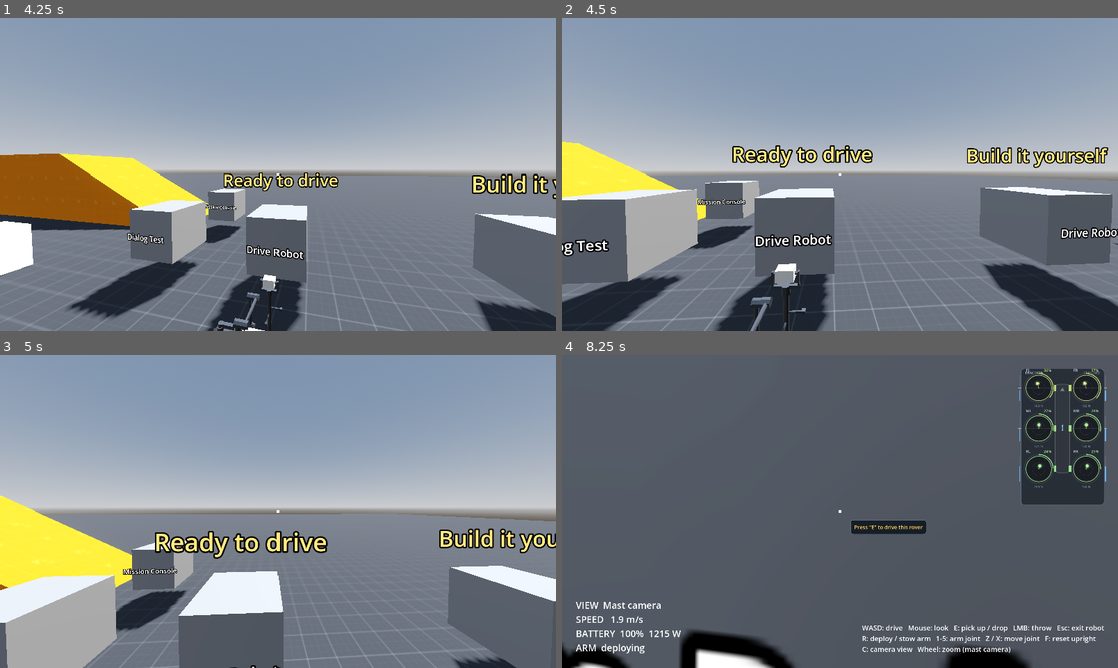
Above: before the commit, frames 1-4 (two rows, left to right).
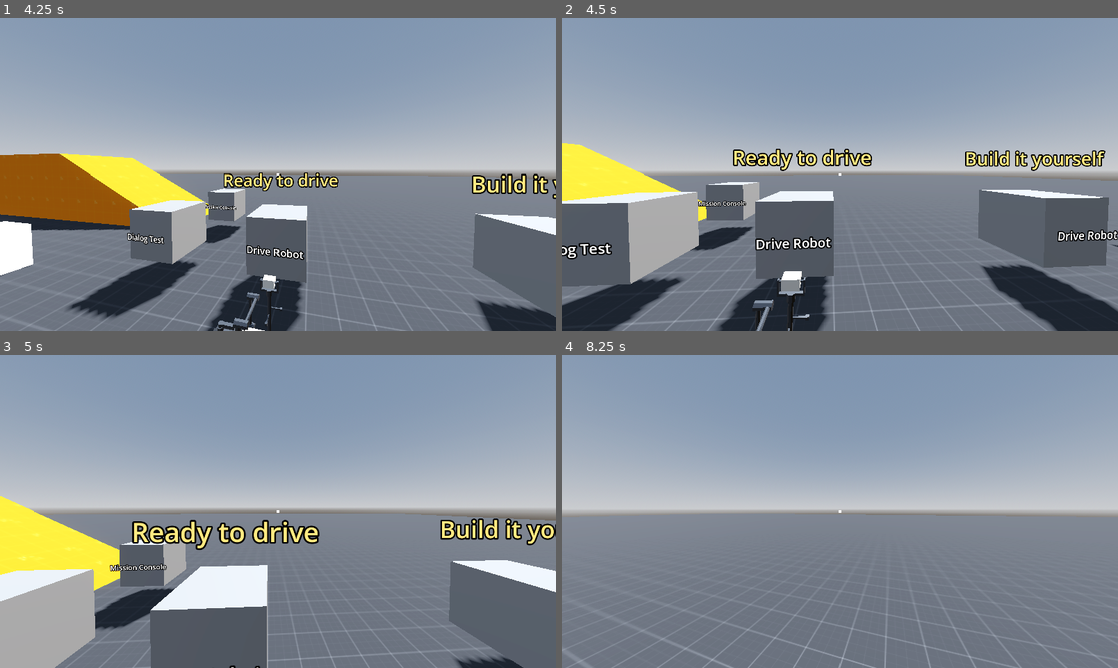
Above: after the commit, the same moments.

Repository: m-rafiwidya/Last-Light-NasaSpaceApps
Game: Godot game, scene res://src/main.tscn
Two runs of this game, one before a commit and one after it. Both use one fixed random seed, a clock stepped at 60 frames per second and the inputs below.
Inputs (mouse positions are in pixels of both pictures, inside the frame that each line leads up to):
- Up to frame 1 (4.25 s): click "Start" at 0.5 s; move the mouse to (305, 174) at 1.27 s; hold W (move_forward) from 1.28 s (still down); tap R (arm_toggle) at 1.35 s; tap Space (move_jump) at 1.52, 2.27, 3.77 s; move the mouse to (250, 174) at 2.02 s; tap C (camera_next) at 2.1 s; move the mouse to (289, 168) at 2.77 s; hold Mouse wheel up (camera_zoom_in) 2.78-3.53 s; move the mouse to (272, 180) at 3.52 s; tap Mouse wheel down (camera_zoom_out) at 3.6 s
- Up to frame 2 (4.5 s): keep holding W (move_forward); move the mouse to (878, 177) at 4.27 s; click (878, 177) at 4.35 s
- Up to frame 3 (5 s): keep holding W (move_forward); tap Space (move_jump) at 4.52 s
- Up to frame 4 (8.25 s): move the mouse to (795, 508) at 5.02 s; right-click (795, 508) at 5.1 s; tap Space (move_jump) at 5.27, 6.77, 7.52 s; move the mouse to (845, 511) at 5.77 s; tap E (interact_use) at 5.85, 6.5, 7.25, 8 s; move the mouse to (817, 505) at 6.52 s; release W (move_forward) at 6.53 s; hold D (move_right) 6.53-7.28 s; tap Ctrl (move_crouch) at 6.6 s; move the mouse to (867, 511) at 7.27 s; hold Shift (move_sprint) 7.28-8.03 s; hold W (move_forward) from 7.28 s (still down); move the mouse to (812, 511) at 8.02 s; tap R (arm_toggle) at 8.1 s

Frame 1 is identical in both runs. In frame 2, 8.3% of the frame differs, in the area x 0-100%, y 39-100%; in frame 3, 12%; in frame 4, 100%, in the area x 0-100%, y 0-100%.

Commit message:
Bump stops at the top of the wheel travel; visible wheels placed per frame
The rover stalling on the ramp is the motor, not the fix: at 9.8 m/s^2 the
26.6 degree ramp needs 363 N (gravity + rolling resistance) and the six motors
give at most 357 N at stall (steepest slope 26.1 degrees); the tyres could
hold 701 N. The commit before the wheel fix stalled at the same height from a
standstill (1.31 m vs 1.29 m) and, with a run-up, wedged its chassis at the
foot of the ramp with the wheels sunk into the slope.

What was catching: the bump stops sat 7 cm above flat ground, so they hit the
foot of the ramp whenever the front suspension compressed (0.7 s of contact,
up to 20 kN), costing a run-up a quarter of its speed.

- Robot: bump stops centred at RunningGear.suspension_top, i.e. the wheel at
  the top of its travel; the ground check covers everything below, so they
  only meet faces taller than the wheel can reach. A 3 m run-up now crests
  the ramp.
- RunningGear.find_ground(): the wheel ground check as one function, used by
  the physics step and by Robot._process, which works out visual wheel
  centres every frame from the pose after the physics step; RoverVisuals
  poses the linkage and wheels in _process from them, so the visible wheels
  match the ground as drawn (also the moving see-saw)
- test_wheel_contact.gd: ramp climb with a 3 m run-up (must reach the top
  with nothing on the body touching the ramp) and from a standstill (reports
  the motor-limited height); mesh check every frame after the visuals; the
  level's loose demo props moved out of the drives' way
- README: bump stops, visual wheel placement, test

Diff:
--- a/game/src/robot/components/running_gear.gd
+++ b/game/src/robot/components/running_gear.gd
@@ -212,6 +212,55 @@
 var _ground_query := PhysicsShapeQueryParameters3D.new()
 
 
+## The wheel's ground check for the rover at `rover_transform`: a cylinder the size of the
+## wheel (axle along the steered axle) cast down the rover's -Y from its centre at
+## suspension_top above the wheel's attachment point to CONTACT_TOLERANCE past full extension.
+## Returns {hit, centre_height (robot space Y where it first touches), point, normal, velocity,
+## body, started_inside (already touching at the top)}. Used by the physics every step and by
+## the Robot to place the visible wheels where the rover is after the step.
+func find_ground(wheel: Wheel, rover_transform: Transform3D, steer: float,
+		space_state: PhysicsDirectSpaceState3D, exclude: Array[RID]) -> Dictionary:
+	var basis: Basis = rover_transform.basis
+	var y_basis: Vector3 = basis.y
+	var position: Vector3 = wheel_properties[wheel][WheelProperty.POSITION]
+	var attach: Vector3 = rover_transform.origin + basis.x * position.x + basis.z * position.z
+	var radius: float = wheel_properties[wheel][WheelProperty.EFFECTIVE_RADIUS]
+	var full_extension: float = full_extension_height(wheel)
+	var top: float = maxf(suspension_top, full_extension)
+	var wheel_steer_angle: float = get_steer_angle(wheel, steer)
+	var wheel_direction: Vector3 = -basis.z.rotated(y_basis, wheel_steer_angle)
+	var axle: Vector3 = basis.x.rotated(y_basis, wheel_steer_angle)
+
+	_ground_shape.radius = radius
+	_ground_shape.height = wheel_width
+	var cast_basis := Basis(wheel_direction, axle, wheel_direction.cross(axle))
+	_ground_query.shape = _ground_shape
+	_ground_query.collision_mask = ground_mask
+	_ground_query.exclude = exclude
+	_ground_query.transform = Transform3D(cast_basis, attach + y_basis * top)
+	var reach: float = top - full_extension + CONTACT_TOLERANCE
+	_ground_query.motion = -y_basis * reach
+	var fractions: PackedFloat32Array = space_state.cast_motion(_ground_query)
+	if fractions[1] >= 1.0:
+		return {"hit": false}
+	# The wheel stands where the cast first touches the ground (the same place the old ray hit
+	# on flat ground); the surface is read there too
+	var centre_height: float = top - reach * fractions[1]
+	_ground_query.transform = Transform3D(cast_basis, attach + y_basis * centre_height)
+	_ground_query.motion = Vector3.ZERO
+	var info: Dictionary = space_state.get_rest_info(_ground_query)
+	var centre: Vector3 = attach + y_basis * centre_height
+	return {
+		"hit": true,
+		"centre_height": centre_height,
+		"point": info.get("point", centre - y_basis * radius),
+		"normal": info.get("normal", y_basis),
+		"velocity": info.get("linear_velocity", Vector3.ZERO),
+		"body": instance_from_id(info["collider_id"]) if info.has("collider_id") else null,
+		"started_inside": fractions[0] <= 0.0,
+	}
+
+
 func simulate_suspensions(state, steer: float, wheel_inertias: Dictionary = {}, exclude: Array[RID] = []) -> void:
 	var origin = state.transform.origin
 	var x_basis = state.transform.basis.x
@@ -225,43 +274,21 @@
 			z_basis * wheel_properties[wheel][WheelProperty.POSITION].z
 		)
 
-		var space_state: PhysicsDirectSpaceState3D = state.get_space_state()
-		var attach: Vector3 = origin + offset
-		var radius: float = wheel_properties[wheel][WheelProperty.EFFECTIVE_RADIUS]
-		var full_extension: float = full_extension_height(wheel)
-		var top: float = maxf(suspension_top, full_extension)
 		var wheel_steer_angle: float = get_steer_angle(wheel, steer)
 		var wheel_direction: Vector3 = -z_basis.rotated(y_basis, wheel_steer_angle)
-		var axle: Vector3 = x_basis.rotated(y_basis, wheel_steer_angle)
-
-		# Wheel-sized cylinder (axis = axle), cast from `top` down to full extension
-		_ground_shape.radius = radius
-		_ground_shape.height = wheel_width
-		var cast_basis := Basis(wheel_direction, axle, wheel_direction.cross(axle))
-		_ground_query.shape = _ground_shape
-		_ground_query.collision_mask = ground_mask
-		_ground_query.exclude = exclude
-		_ground_query.transform = Transform3D(cast_basis, attach + y_basis * top)
-		var reach: float = top - full_extension + CONTACT_TOLERANCE
-		_ground_query.motion = -y_basis * reach
-		var fractions: PackedFloat32Array = space_state.cast_motion(_ground_query)
-		if fractions[1] >= 1.0:
+		var ground: Dictionary = find_ground(wheel, state.transform, steer, state.get_space_state(), exclude)
+		if not ground["hit"]:
 			# Nothing within the suspension's travel
 			_clear_wheel_contact(wheel)
 			continue
-		# The wheel stands where the cast first touches the ground (the same place the old ray
-		# hit on flat ground); the surface is read there too
-		var centre_height: float = top - reach * fractions[1]
-		_ground_query.transform = Transform3D(cast_basis, attach + y_basis * (top - reach * fractions[1]))
-		_ground_query.motion = Vector3.ZERO
-		var info: Dictionary = space_state.get_rest_info(_ground_query)
-		var centre: Vector3 = attach + y_basis * centre_height
-		var collision_point: Vector3 = info.get("point", centre - y_basis * radius)
-		var ground_normal: Vector3 = info.get("normal", y_basis)
-		var ground_velocity: Vector3 = info.get("linear_velocity", Vector3.ZERO)
-		var ground_body: Object = instance_from_id(info["collider_id"]) if info.has("collider_id") else null
-
-		if fractions[0] <= 0.0 and ground_normal.dot(y_basis) < WALL_NORMAL_LIMIT:
+		var centre_height: float = ground["centre_height"]
+		var collision_point: Vector3 = ground["point"]
+		var ground_normal: Vector3 = ground["normal"]
+		var ground_velocity: Vector3 = ground["velocity"]
+		var ground_body: Object = ground["body"]
+		var full_extension: float = full_extension_height(wheel)
+
+		if ground["started_inside"] and ground_normal.dot(y_basis) < WALL_NORMAL_LIMIT:
 			# Already against a face taller than the suspension reaches: touching, not held up
 			# (the wheel's bump stop on the rover body keeps it out of the face)
 			_set_unloaded_contact(wheel, collision_point - origin, centre_height, ground_body)
--- a/game/src/robot/kit/rover_visuals.gd
+++ b/game/src/robot/kit/rover_visuals.gd
@@ -125,8 +125,10 @@
 
 
 func _ready() -> void:
-	# Run after the Robot, which places the wheel parts at their physics positions first
+	# Run after the Robot, which places the wheel parts at their physics positions first and
+	# works out the visual wheel centres
 	process_physics_priority = 10
+	process_priority = 10
 	for side in SIDE_WHEELS:
 		_build_side(side)
 	_build_mast_and_arm()
@@ -336,14 +338,20 @@
 
 
 func _physics_process(delta: float) -> void:
-	if robot.wheel_centers.size() < RunningGear.Wheel.size():
+	_update_mast_head()
+	_update_arm(delta)
+	_update_antenna(delta)
+
+
+# The linkage and the visible wheels are posed each frame, after the physics step, from the
+# Robot's visual wheel centres (a fresh ground check from the rover's current pose), so they
+# match the rover and the ground exactly as they are drawn.
+func _process(delta: float) -> void:
+	if robot.visual_wheel_centers.size() < RunningGear.Wheel.size():
 		return
 	for side in sides:
 		_pose_side(side)
 	_place_and_spin_wheels(delta)
-	_update_mast_head()
-	_update_arm(delta)
-	_update_antenna(delta)
 
 
 # Angle of the vector a -> b in the robot's side (z, y) plane. Rotating about +X by t changes
@@ -363,7 +371,7 @@
 	var rest: Array = data["rest_hubs"].map(func(p: Vector3) -> Vector2: return Vector2(p.z, p.y))
 	var now: Array = []
 	for i in 3:
-		now.append(Vector2(rest[i].x, robot.wheel_centers[wheels[i]].y))
+		now.append(Vector2(rest[i].x, robot.visual_wheel_centers[wheels[i]].y))
 	var rest_pivot := Vector2(data["rest_bogie_pivot"].z, data["rest_bogie_pivot"].y)
 
 	# Bogie: its world angle lines the middle and rear hubs up with their wheels; its pivot
@@ -446,7 +454,7 @@
 			if part == null:
 				continue
 			part.global_transform = Transform3D((sides[side]["hubs"][i] as Node3D).global_basis,
-				robot.to_global(robot.wheel_centers[wheel]))
+				robot.to_global(robot.visual_wheel_centers[wheel]))
 			# Positive wheel speed rolls forward (-Z), which is a negative turn about +X
 			var speed: float = robot.running_gear.wheel_states[wheel][RunningGear.WheelState.ANGULAR_VELOCITY]
 			_spin[wheel] = wrapf(_spin.get(wheel, 0.0) - speed * delta, -PI, PI)
--- a/game/src/robot/robot.gd
+++ b/game/src/robot/robot.gd
@@ -72,8 +72,13 @@
 var motor_torque: float = 0.0
 
 var wheel_sockets: Dictionary = {}
-# Physics wheel centre (robot space) per RunningGear.Wheel, updated every physics frame. Read by RoverVisuals
+# Physics wheel centre (robot space) per RunningGear.Wheel, from the last physics step's ground
+# check, updated every physics frame (consistent with the wheels' IN_CONTACT)
 var wheel_centers: Dictionary = {}
+# Where the visible wheels go (robot space): the same ground check, run every frame from the
+# rover's pose after the physics step, so the wheels match the ground as it is drawn (also
+# moving ground, like the see-saw). Read by RoverVisuals.
+var visual_wheel_centers: Dictionary = {}
 
 # Power state
 # Mounted battery / motor parts, null while their sockets are empty. Read by robot_hud.gd
@@ -100,12 +105,13 @@
 }
 # The reset puts the rover's origin this far above the ground under it (it rests at 0.10)
 const RESET_HEIGHT: float = 0.25
-# A wheel-sized collision cylinder per wheel on the rover body, centred this high (rover space
-# Y) above the wheel's attachment point: 7 cm clear of flat ground at rest, so normal driving
-# never touches it, but it keeps the wheel out of walls and kerb faces taller than the ground
-# check can climb, and its rounded front helps it up edges. Mass, centre of mass and inertia
-# are set explicitly, so the shapes don't change them.
-const BUMP_STOP_HEIGHT: float = 0.12
+# A wheel-sized collision cylinder per wheel on the rover body: the wheel at the top of its
+# travel (centred at RunningGear.suspension_top above its attachment point), i.e. the end-of-
+# travel stop. The ground check finds anything lower than that from above, so the stops only
+# meet faces taller than the wheel can reach and keep the wheels out of them; they never touch
+# during normal suspension travel (at 0.12 m they hit the foot of the ramp whenever the front
+# suspension compressed 7 cm). Mass, centre of mass and inertia are set explicitly, so the
+# shapes don't change them.
 
 var _reset_pending: bool = false
 
@@ -203,7 +209,7 @@
 		stop.shape = cylinder
 		var position: Vector3 = properties[RunningGear.WheelProperty.POSITION]
 		# Cylinder axis (Y) along the axle (X)
-		stop.transform = Transform3D(Basis(Vector3.BACK, PI / 2.0), Vector3(position.x, BUMP_STOP_HEIGHT, position.z))
+		stop.transform = Transform3D(Basis(Vector3.BACK, PI / 2.0), Vector3(position.x, running_gear.suspension_top, position.z))
 		add_child(stop)
 
 
@@ -281,6 +287,18 @@
 	_update_power_parts()
 
 
+# Visible wheel centres for this frame: the physics' ground check, run from where the rover is
+# now (after the physics step), for each wheel
+func _process(_delta: float) -> void:
+	var space: PhysicsDirectSpaceState3D = get_world_3d().direct_space_state
+	var exclude: Array[RID] = [get_rid()]
+	for wheel in running_gear.wheel_properties:
+		var centre: Vector3 = running_gear.wheel_properties[wheel][RunningGear.WheelProperty.POSITION]
+		var ground: Dictionary = running_gear.find_ground(wheel, global_transform, controller.steer, space, exclude)
+		centre.y = ground["centre_height"] if ground["hit"] else running_gear.full_extension_height(wheel)
+		visual_wheel_centers[wheel] = centre
+
+
 # Picks up the mounted motor and battery. The motor's values are copied into the
 # engine only when the mounted part changes; the battery is read directly.
 # An empty motor socket falls back to the engine's built-in values.
@@ -303,7 +321,6 @@
 # moves the parts onto the visual linkage.
 # An empty socket falls back to the running gear's default wheel_radius and grip 1.
 func _update_wheel_parts() -> void:
-	var inverse_basis: Basis = global_transform.basis.inverse()
 	for wheel in wheel_sockets:
 		var properties: Dictionary = running_gear.wheel_properties[wheel]
 		var wheel_part: WheelPart = null
@@ -314,8 +331,7 @@
 		properties[RunningGear.WheelProperty.EFFECTIVE_RADIUS] = radius
 		properties[RunningGear.WheelProperty.GRIP] = wheel_part.grip if wheel_part else 1.0
 
-		# Wheel centre height in robot space: where the ground check stopped, or fully
-		# extended without contact
+		# Physics wheel centre: where the step's ground check stopped, or fully extended
 		var wheel_position: Vector3 = properties[RunningGear.WheelProperty.POSITION]
 		wheel_position.y = running_gear.full_extension_height(wheel)
 		if running_gear.wheel_states[wheel][RunningGear.WheelState.IN_CONTACT]:
--- a/game/tests/test_wheel_contact.gd
+++ b/game/tests/test_wheel_contact.gd
@@ -10,7 +10,12 @@
 ##     the wheel is reported out of contact
 ##   - "inside terrain": a wheel reported in contact whose physics position is more than 1 cm
 ##     inside the terrain (it found a surface below the one it is actually on)
-##   - "mesh in ground": the visible wheel (1 cm smaller) overlaps the ground
+##   - "mesh in ground": the visible wheel (1 cm smaller) overlaps the ground, checked every
+##     frame after the rover's visuals have been placed (what the player sees)
+## The ramp climb (3 m run-up) also has to reach the top with nothing on the rover's body
+## (chassis, bump stops) touching the ramp on the way: nothing may catch. From a standstill
+## the motor can't hold the 26.6 degree slope at 9.8 m/s^2 gravity (it needs 363 N, the six
+## motors give 357 N at stall), so that run only reports how high it gets.
 ## Prints one line per scenario and PASS / FAIL.
 ##
 ##     Godot --headless --fixed-fps 240 --path game -s res://tests/test_wheel_contact.gd
@@ -37,6 +42,16 @@
 
 func _initialize() -> void:
 	root.add_child.call_deferred(load("res://src/main.tscn").instantiate())
+	# A node that runs after every other node's _process (RoverVisuals places the visible
+	# wheels there), i.e. last before the frame is drawn
+	var checker_script := GDScript.new()
+	checker_script.source_code = "extends Node\nvar callback: Callable\nfunc _process(_delta: float) -> void:\n\tcallback.call()\n"
+	checker_script.reload()
+	var checker := Node.new()
+	checker.set_script(checker_script)
+	checker.set("callback", _check_frame)
+	checker.process_priority = 1000
+	root.add_child.call_deferred(checker)
 
 
 func _ground_height(space: PhysicsDirectSpaceState3D, x: float, z: float) -> float:
@@ -48,6 +63,12 @@
 
 func _setup_scenarios() -> void:
 	var space := rover.get_world_3d().direct_space_state
+	# The level's loose demo props (Box, Text, Sphere) stand next to the see-saw; move them out
+	# of the drives' way (driving into loose props is not what this test checks)
+	for prop_name in ["Box", "Text", "Sphere"]:
+		var prop := level.get_node_or_null(prop_name) as RigidBody3D
+		if prop:
+			prop.global_position = Vector3(-30.0 - prop.get_index() * 2.0, 1.0, 30.0)
 	# The ramp: highest at x 0, ground at x 6; find which way its depth runs from z -5
 	var z_mid: float = -6.5 if _ground_height(space, 3.0, -6.5) > 1.0 else -3.5
 	var side_z: float = -5.0
@@ -71,6 +92,8 @@
 	scenarios = [
 		# name, start position, yaw (degrees; 0 = facing -Z, 90 = facing -X), throttle, seconds, extra setup
 		["ramp, front (up the slope)", Vector3(9.0, 0.3, z_mid), 90.0, 1.0, 6.0, ""],
+		["ramp climb, 3 m run-up", Vector3(9.6, 0.2, z_mid), 90.0, 1.0, 9.0, "climb"],
+		["ramp climb from standstill", Vector3(6.6, 0.2, z_mid), 90.0, 1.0, 7.0, "climb_info"],
 		["ramp, side edge (left wheels)", Vector3(6.0, 0.3, side_z + approach_from * 2.0), 0.0 if approach_from > 0.0 else 180.0, 0.6, 5.0, ""],
 		["20 cm kerb", Vector3(30.0, 0.3, 8.0), 0.0, 0.7, 5.0, "kerb"],
 		["see-saw, across the low end", Vector3(cross_x, 0.3, 2.5), 0.0, 0.6, 5.0, ""],
@@ -82,8 +105,12 @@
 func _start_scenario(index: int) -> void:
 	scenario = index
 	scenario_t = 0.0
-	stats = {"ticks": 0, "touching_airborne": 0, "inside_terrain": 0, "mesh_in_ground": 0, "worst_mesh": 0.0, "examples": [], "max_compression_seen": 0.0}
+	stats = {"ticks": 0, "frames": 0, "touching_airborne": 0, "inside_terrain": 0, "mesh_in_ground": 0, "worst_mesh": 0.0, "examples": [], "max_compression_seen": 0.0}
 	var s: Array = scenarios[index]
+	stats["max_height"] = -INF
+	stats["body_contacts"] = 0
+	stats["throttle_off"] = false
+	rover.max_contacts_reported = 16
 	if s[5] == "kerb":
 		var kerb := StaticBody3D.new()
 		var shape := CollisionShape3D.new()
@@ -130,6 +157,18 @@
 	var space := rover.get_world_3d().direct_space_state
 	var gear = rover.running_gear
 	stats["ticks"] += 1
+	if scenarios[scenario][5].begins_with("climb"):
+		stats["max_height"] = maxf(stats["max_height"], rover.global_position.y)
+		# Anything on the body (chassis, bump stops) touching the ramp while on it
+		var direct := PhysicsServer3D.body_get_direct_state(rover.get_rid())
+		for c in direct.get_contact_count():
+			var collider = direct.get_contact_collider_object(c)
+			if collider and collider.name == "CSGCombiner3D" and rover.global_position.x > 0.0:
+				stats["body_contacts"] += 1
+		# Off the throttle at the top, before the walls beyond it
+		if rover.global_position.y > 3.0 and not stats["throttle_off"]:
+			stats["throttle_off"] = true
+			Input.action_release("move_forward")
 	for wheel in gear.wheel_states:
 		var state: Dictionary = gear.wheel_states[wheel]
 		var steer: float = gear.get_steer_angle(wheel, rover.controller.steer)
@@ -151,6 +190,16 @@
 				var terrain: float = _ground_height(space, ray_start.x, ray_start.z)
 				stats["examples"].append("%s at t %.2f: the old suspension ray would start %.0f mm %s the terrain top" % [
 					WHEEL_NAMES[wheel], scenario_t, absf(ray_start.y - terrain) * 1000.0, "below (inside)" if ray_start.y < terrain else "above"])
+
+
+
+# Every frame, after the visuals: no visible wheel may be in the ground
+func _check_frame() -> void:
+	if scenario < 0 or scenario_t <= 0.2 or not is_instance_valid(rover):
+		return
+	var space := rover.get_world_3d().direct_space_state
+	stats["frames"] += 1
+	for wheel in rover.wheel_sockets:
 		var socket = rover.wheel_sockets[wheel]
 		if socket and socket.part:
 			var part: Node3D = socket.part
@@ -169,9 +218,15 @@
 func _finish_scenario() -> void:
 	var s: Array = scenarios[scenario]
 	var ok: bool = stats["touching_airborne"] == 0 and stats["inside_terrain"] == 0 and stats["mesh_in_ground"] == 0
+	var climb_note := ""
+	if s[5] == "climb":
+		ok = ok and stats["max_height"] >= 2.95 and stats["body_contacts"] == 0
+		climb_note = "  climb: highest %.2f m (top 3.0), body touching the ramp %d ticks;" % [stats["max_height"], stats["body_contacts"]]
+	elif s[5] == "climb_info":
+		climb_note = "  (info, motor-limited) highest %.2f m of 3.0;" % stats["max_height"]
 	failures += 0 if ok else 1
-	print("RESULT %-30s %s  ticks %d, touching-but-airborne %d, in contact but inside terrain %d, wheel mesh in ground %d (deepest %.0f mm); rover ended at %s, upright %s" % [
-		s[0], "PASS" if ok else "FAIL", stats["ticks"], stats["touching_airborne"], stats["inside_terrain"], stats["mesh_in_ground"], stats["worst_mesh"] * 1000.0,
+	print("RESULT %-30s %s %s ticks %d, frames %d, touching-but-airborne %d, in contact but inside terrain %d, wheel mesh in ground %d (deepest %.0f mm); rover ended at %s, upright %s" % [
+		s[0], "PASS" if ok else "FAIL", climb_note, stats["ticks"], stats["frames"], stats["touching_airborne"], stats["inside_terrain"], stats["mesh_in_ground"], stats["worst_mesh"] * 1000.0,
 		rover.global_position.snapped(Vector3.ONE * 0.01), rover.global_basis.y.y > 0.7])
 	for e in stats["examples"]:
 		print("        e.g. " + e)
